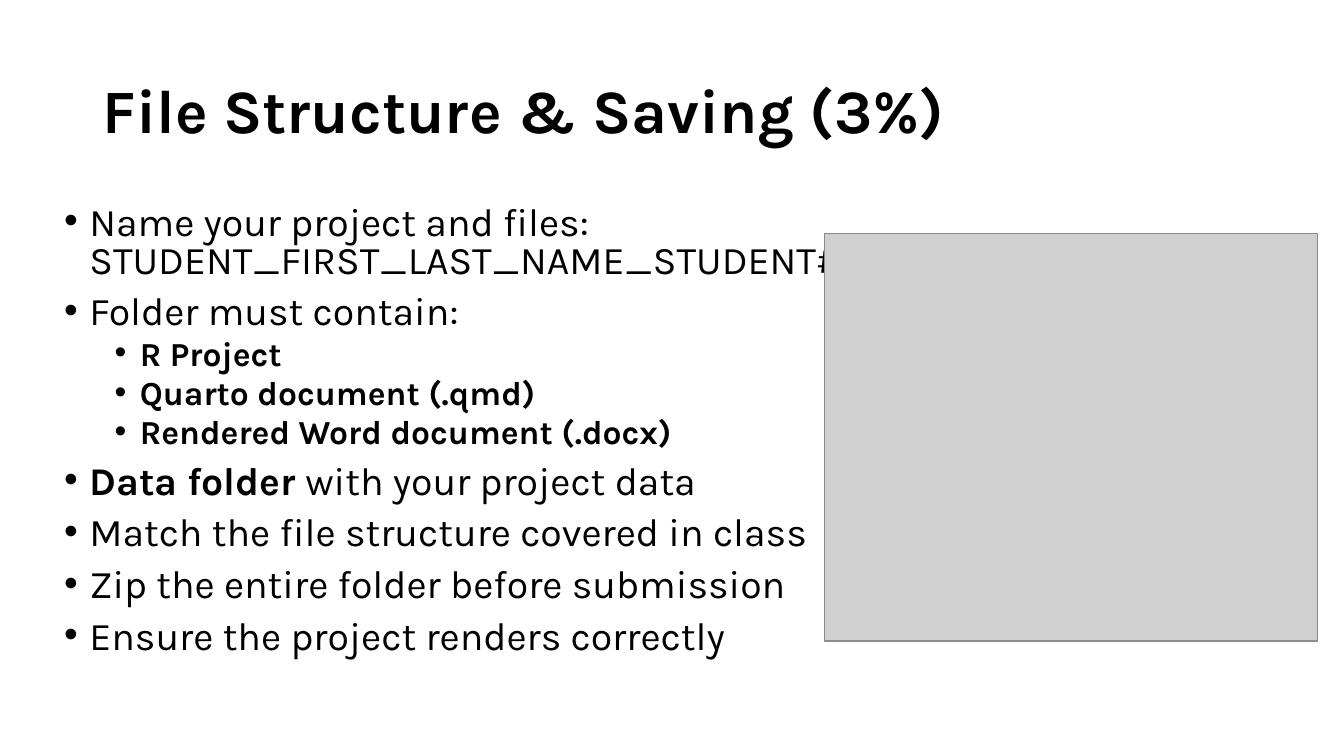
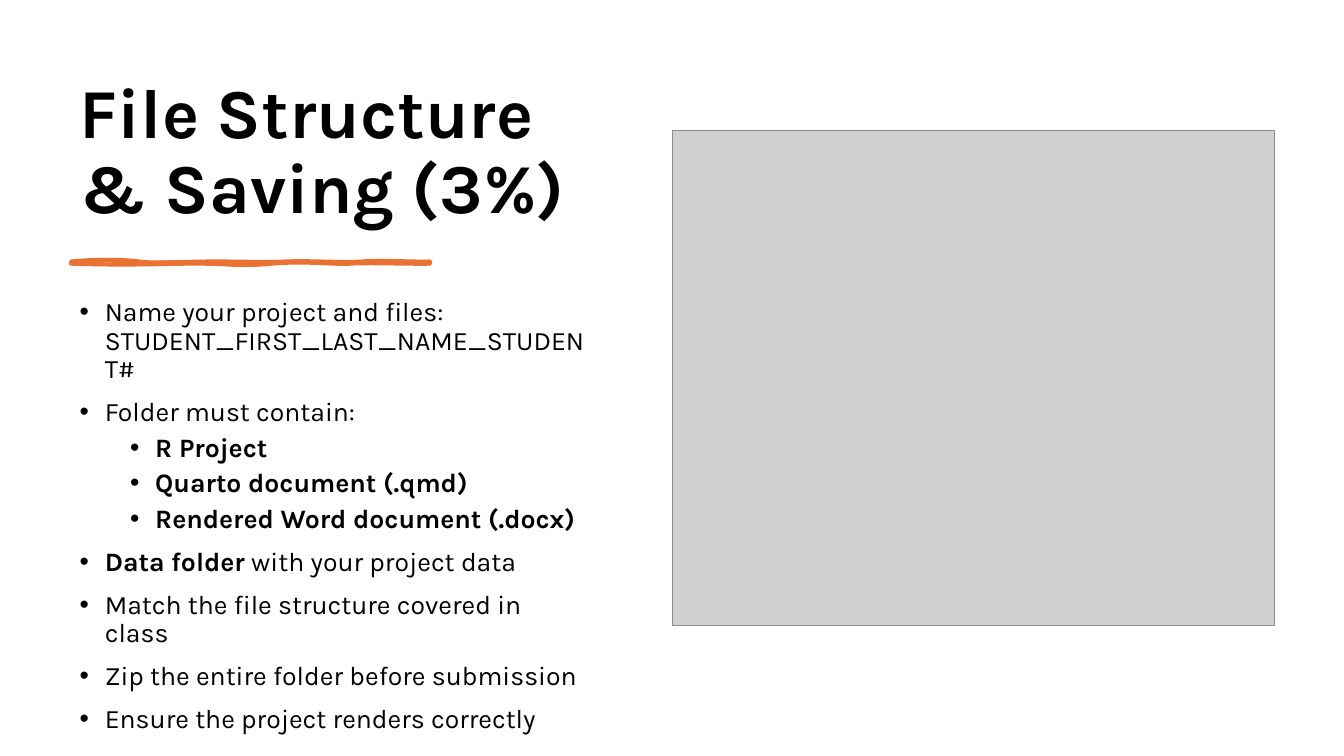
Before and after one commit to kris-wild/BIOL90041, a slide deck: slide 7 of Week_3/Workshop/Workshop_2.pptx (slide 8 before the commit). Drawn at 1344x756 pixels with LibreOffice and Linux fonts; fonts in the diff are those of the drawing; grey boxes stand for pictures. Boxes give left, top, right and bottom in pixels: in the first picture for what was removed or moved away, otherwise in the second. Text is boxed around its words. In the diff, an @@ line names an element or a change of style, - is before the commit and + after.

```diff
--- a/Week_3/Workshop/Workshop_2.pptx
+++ b/Week_3/Workshop/Workshop_2.pptx
@@ title "File Structure & Saving (3%)": place and size @@
-title "File Structure & Saving (3%)" at <box>102,86,945,148</box>
+title "File Structure & Saving (3%)" at <box>80,88,565,229</box>
@@ title "File Structure & Saving (3%)" at <box>80,88,565,229</box>: size 44 to 50 pt; vertical alignment middle to bottom @@
@@ picture: place and size @@
-picture at <box>825,233,1318,641</box>
+picture at <box>673,130,1274,626</box>
@@ freeform shape added at <box>71,262,430,264</box>, fill #E97132, outline #E97132 3 pt @@
@@ text "Name your project and files: ...": place and size @@
-text "Name your project and files: ..." at <box>89,209,840,660</box>
+text "Name your project and files: ..." at <box>105,302,584,735</box>
@@ text "Name your project and files: ..." at <box>105,302,584,735</box>: size 28 to 19 pt in "Name your project and files: STUDENT_FIRST_LAST_NAME_STUDENT ...", "Folder must contain:", "Data folder with your project data", "Match the file structure covered in class" and 2 more places; size 24 to 19 pt in "R Project", "Quarto document (.qmd)", "Rendered Word document (.docx)"; line spacing 0.8 to 0.9 @@
```
Also in this commit, not shown: 9 other slides changed, 1 slide removed, 11 other files.
